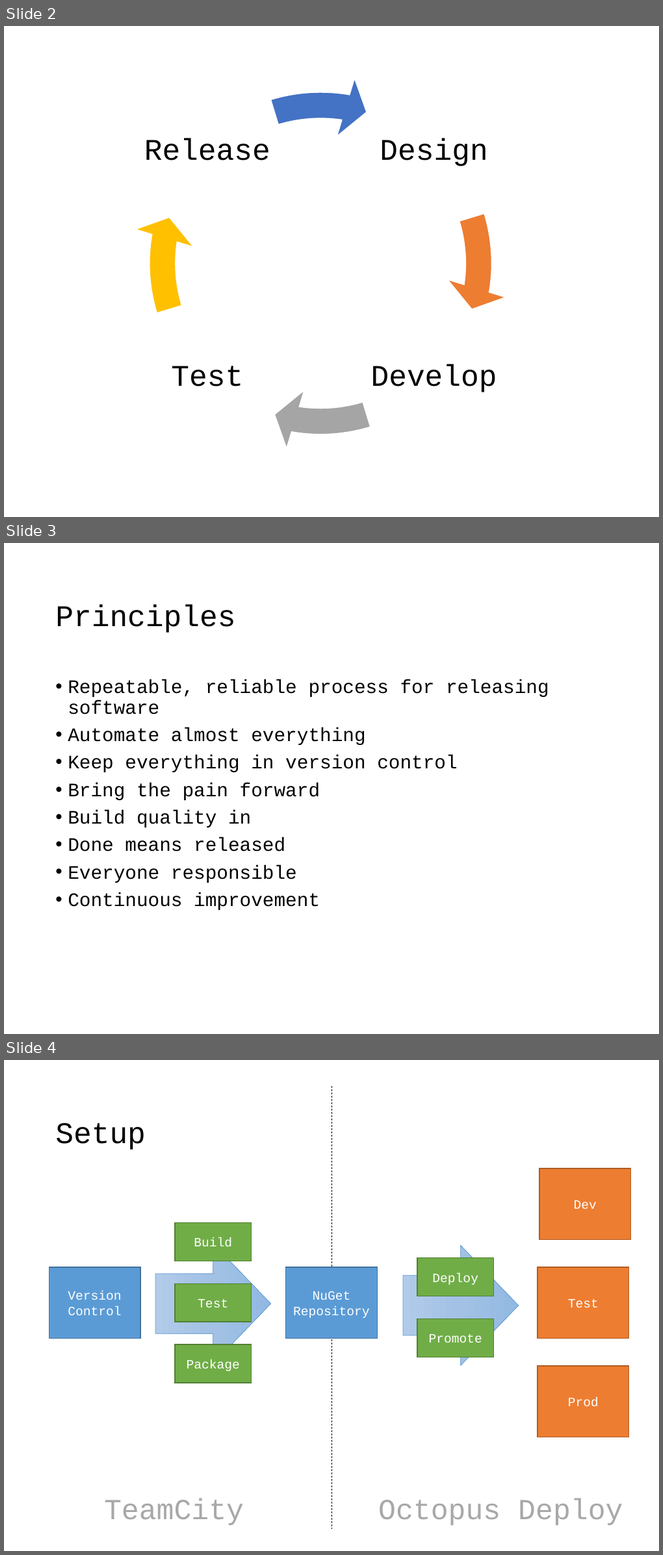
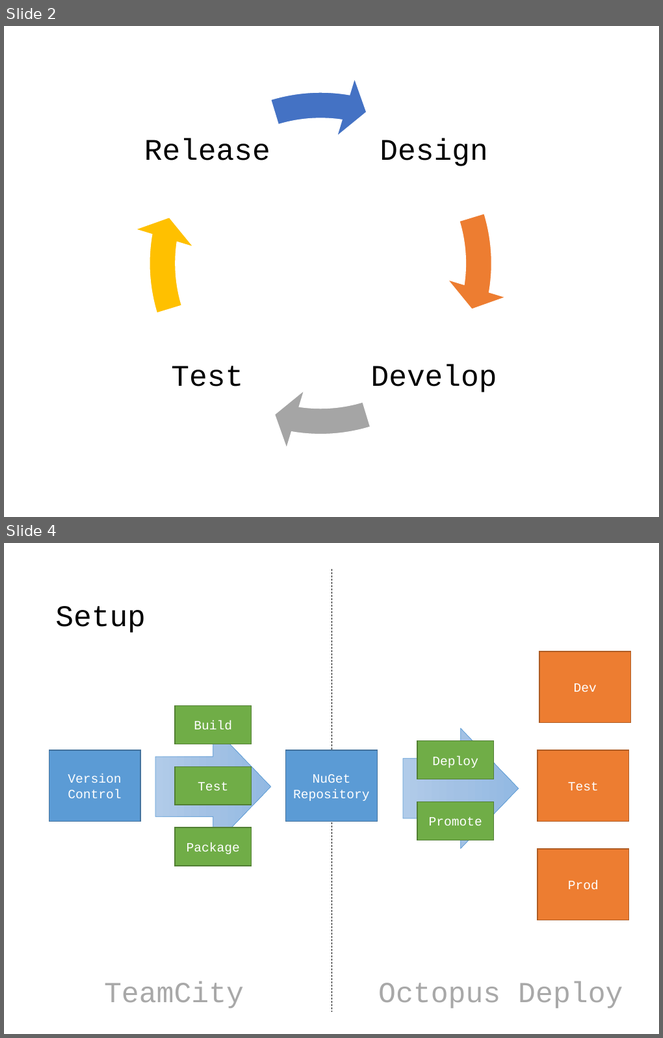
Before and after one commit to jbogard/presentations, a slide deck: ContinuousDeliveryInPractice/Continuous Delivery.pptx. Shown one above the other, each under a label of ours: slides 2, 3 and 4 before the commit, slides 2 and 4 after it; the slides between them are not shown. The pictures are 663x1555 and 663x1038 pixels, drawn with LibreOffice and Linux fonts; fonts in the diff are those of the drawing. Boxes give left, top, right and bottom in pixels: in the first picture for what was removed or moved away, otherwise in the second. Text is boxed around its words. In the diff, an @@ line names an element or a change of style, - is before the commit and + after.

```diff
--- a/ContinuousDeliveryInPractice/Continuous Delivery.pptx
+++ b/ContinuousDeliveryInPractice/Continuous Delivery.pptx
@@ slide 3 removed at <box>4,543,659,1034</box>, background #FFFFFF @@
@@ title removed at <box>55,605,235,633</box> @@
-Principles
@@ text removed at <box>68,679,549,910</box> @@
-• Repeatable, reliable process for releasing software
-• Automate almost everything
-• Keep everything in version control
-• Bring the pain forward
-• Build quality in
-• Done means released
-• Everyone responsible
-• Continuous improvement
```
Also in this commit, not shown: 1 slide changed, 2 slides added, 27 other files.
